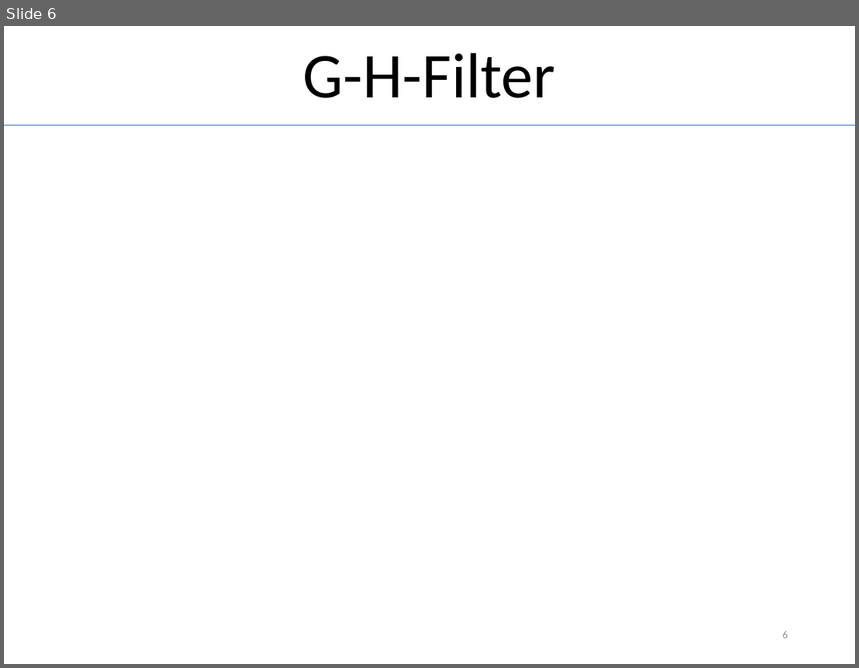
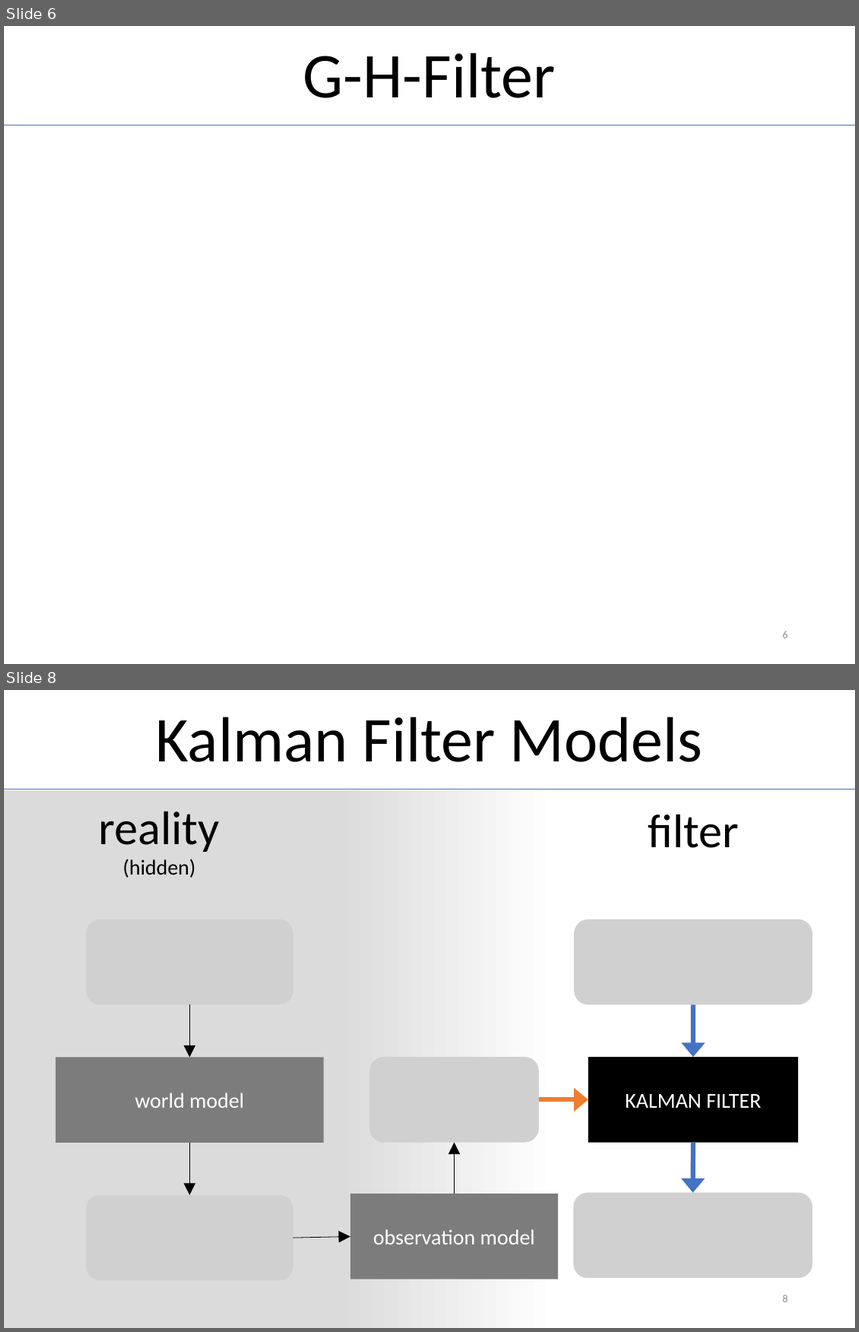
Before and after one commit to MichiHo/flocking, a slide deck: vortrag/ba_seminar_presentation.pptx. Shown one above the other, each under a label of ours: slide 6 before the commit, slides 6 and 8 after it; the slides between them are not shown. The pictures are 859x668 and 859x1332 pixels, drawn with LibreOffice and Linux fonts; fonts in the diff are those of the drawing; grey boxes stand for pictures. Boxes give left, top, right and bottom in pixels: in the first picture for what was removed or moved away, otherwise in the second. Text is boxed around its words. In the diff, an @@ line names an element or a change of style, - is before the commit and + after.

```diff
--- a/vortrag/ba_seminar_presentation.pptx
+++ b/vortrag/ba_seminar_presentation.pptx
@@ slide 8 added at <box>4,690,855,1328</box>, background #FFFFFF @@
@@ title added at <box>156,717,703,762</box>, 54 pt, text #000000 @@
+Kalman Filter Models
@@ rectangle added at <box>4,790,855,1328</box>, fill gradient #DBDBDB to #FFFFFF @@
@@ line added from (4, 789) to (855, 789), #4472C4 0.5 pt @@
@@ text added at <box>99,811,220,878</box>, 18 pt, text #000000 @@
+reality
+(hidden)
@@ text added at <box>648,814,739,848</box>, 40 pt, text #000000 @@
+filter
@@ picture added at <box>86,920,294,1005</box> @@
@@ picture added at <box>574,920,813,1005</box> @@
@@ arrow added from (189, 1005) to (189, 1058), #000000 0.5 pt @@
@@ arrow added from (693, 1005) to (693, 1057), #4472C4 4 pt @@
@@ rectangle added at <box>56,1058,324,1143</box>, fill #7C7C7C, 18 pt, text #FFFFFF @@
+world model
@@ picture added at <box>370,1057,539,1142</box> @@
@@ rectangle added at <box>588,1057,798,1142</box>, fill #000000, 18 pt, text #FFFFFF @@
+KALMAN FILTER
@@ arrow added from (539, 1100) to (588, 1100), #ED7D31 4 pt @@
@@ arrow added from (189, 1143) to (189, 1195), #000000 0.5 pt @@
@@ arrow added from (454, 1194) to (454, 1143), #000000 0.5 pt @@
@@ arrow added from (693, 1143) to (693, 1193), #4472C4 4 pt @@
@@ picture added at <box>86,1195,294,1281</box> @@
@@ rectangle added at <box>351,1194,558,1279</box>, fill #7C7C7C, 18 pt, text #FFFFFF @@
+observation model
@@ picture added at <box>573,1193,813,1278</box> @@
@@ arrow added from (294, 1238) to (351, 1236), #000000 0.5 pt @@
@@ page number added at <box>783,1295,788,1303</box>, 9 pt, text #8C8C8C @@
+8
```
Also in this commit, not shown: 6 slides changed, 5 other slides added, 11 other files.
